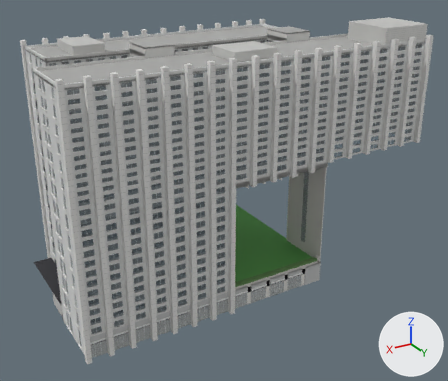
The Blender file models/buildings/研究棟.blend, before and after one commit.
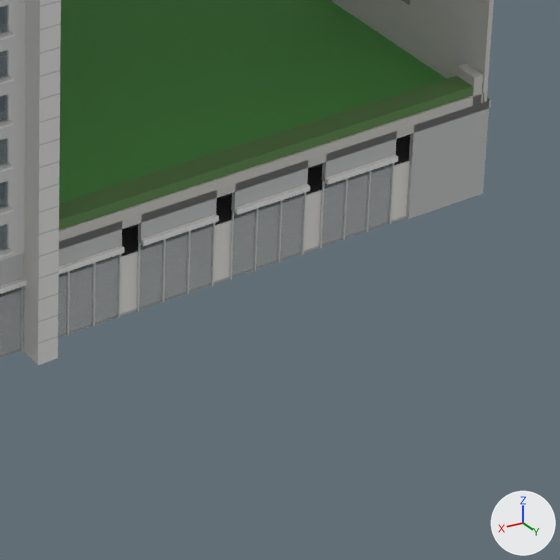
Old and new are each drawn whole from a camera (50 mm lens) standing at (79.1, 139.4, 92.9) and looking at (-8.8, -7.1, 19.7) and again close up on the part from 50% to 75% of the width and 63% to 93% of the height. Lighting does not change. The marker at lower right points along +X, +Y and +Z. The first two pictures are the older version.

In view in the first close-up: '研究棟_内装_1F', '研究棟_外観'.
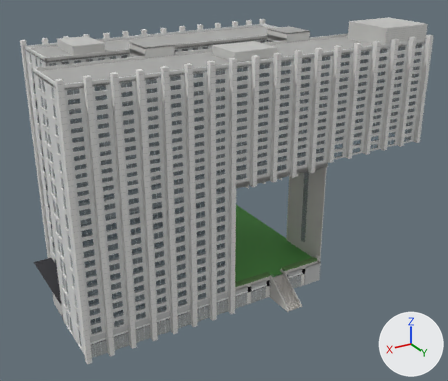
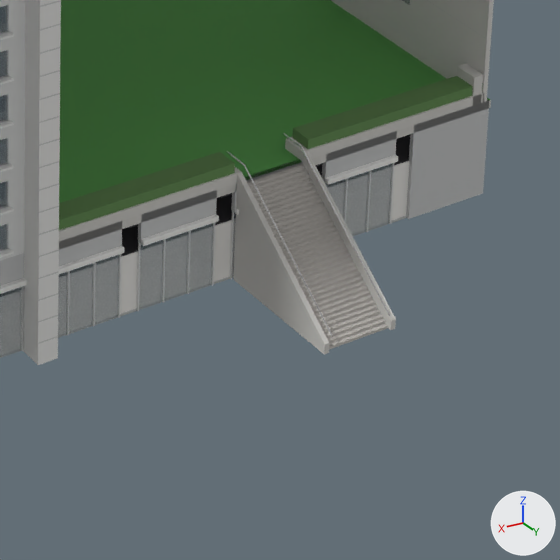
Where the change shows, as pixel boxes (x1, y1, x2, y2) in the close-ups (560 x 560 px):
part 1 of me_研究棟_外観, added: after (59, 76, 485, 354)

What changed in the scene script:
```text
Change me_研究棟_外観:
    used by ob_研究棟_外観; location = (0.0, 0.0, 0.0)
    remove me_研究棟_外観.from_pydata(...)  # 42362 vertices, 29887 faces; spans x -54.7..46.6, y -65.5..24.2, z -0.1..68.6
    add me_研究棟_外観.from_pydata(...)  # 42632 vertices, 30155 faces; spans x -54.7..46.6, y -65.5..31.0, z -0.1..68.6
    me_研究棟_外観 part 1: 270 vertices added at x -10.0..-5.2, y 21.2..31.0, z 0.0..7.2
```
